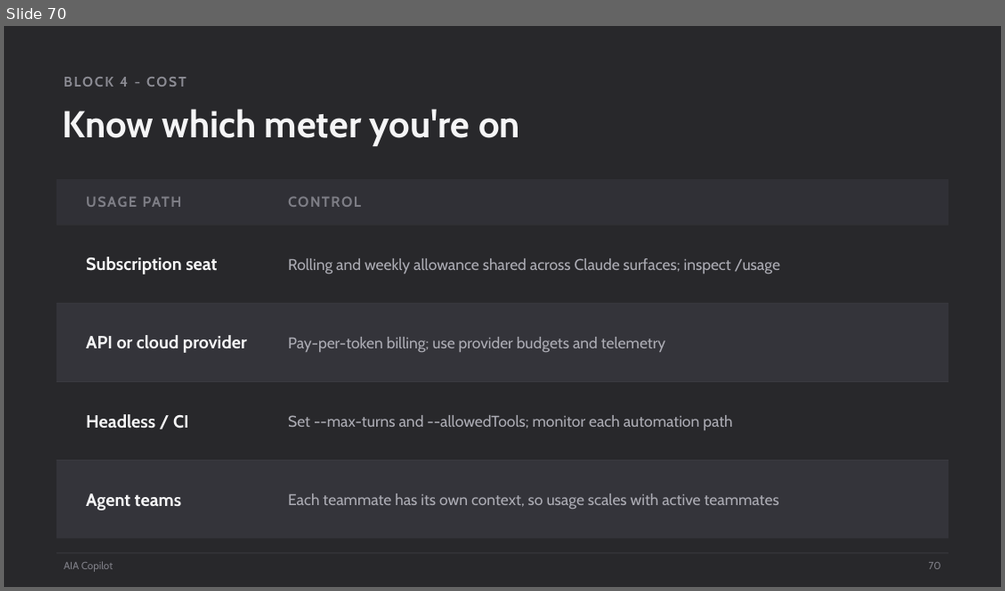
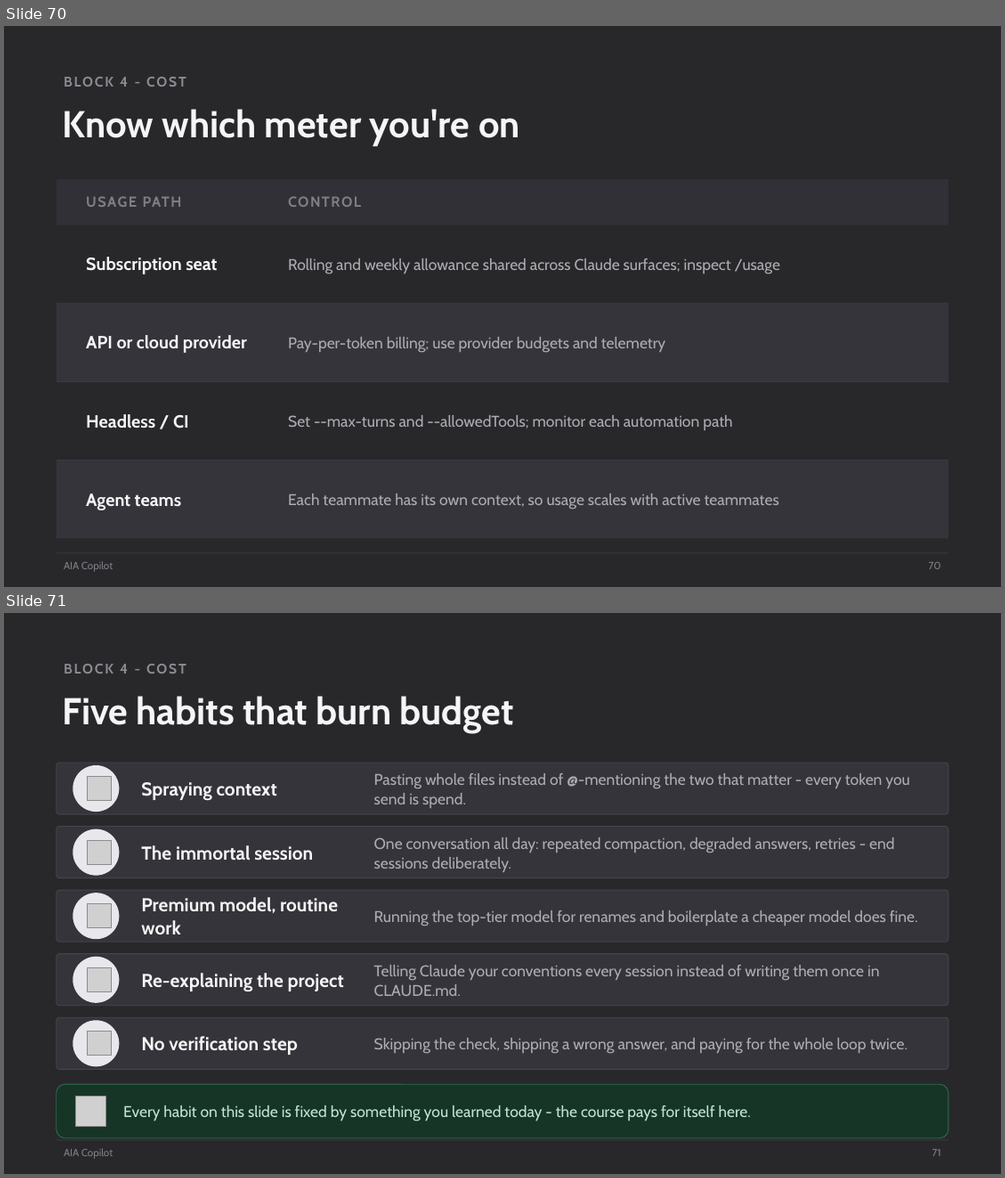
Before and after one commit to scottrhay/AIA-ClaudeCopilot, a slide deck: claude-code-3day/slides/Day1_Claude_Code_Fundamentals.pptx. Shown one above the other, each under a label of ours: slide 70 before the commit, slides 70 and 71 after it. The pictures are 1005x591 and 1005x1178 pixels, drawn with LibreOffice and Linux fonts; fonts in the diff are those of the drawing; grey boxes stand for pictures. Boxes give left, top, right and bottom in pixels: in the first picture for what was removed or moved away, otherwise in the second. Text is boxed around its words. In the diff, an @@ line names an element or a change of style, - is before the commit and + after.

Commit message:
Day 1: add 'Five habits that burn budget' cost slide (closes cost-mechanics contract gap)

```diff
--- a/claude-code-3day/slides/Day1_Claude_Code_Fundamentals.pptx
+++ b/claude-code-3day/slides/Day1_Claude_Code_Fundamentals.pptx
@@ slide 71 added at (4,613,1001,1174), background #28282B @@
@@ text added at (64,664,186,674), 13.5 pt, text #8B8B93, bold @@
+BLOCK 4 - COST
@@ text added at (62,696,514,733), 36 pt, text #F5F5F6, bold @@
+Five habits that burn budget
@@ rounded rectangle added at (57,763,948,814), fill #34343A, outline #45454C 0.75 pt @@
@@ ellipse added at (73,765,119,811), fill #E7E7EC @@
@@ picture added at (87,777,111,801) @@
@@ text added at (141,782,277,801), 18 pt, text #F5F5F6, bold @@
+Spraying context
@@ text added at (374,773,909,808), 15 pt, text #ACACB4 @@
+Pasting whole files instead of @-mentioning the two that matter - every token you send is spend.
@@ rounded rectangle added at (57,826,948,877), fill #34343A, outline #45454C 0.75 pt @@
@@ ellipse added at (73,829,119,876), fill #E7E7EC @@
@@ picture added at (87,840,111,864) @@
@@ text added at (141,845,313,860), 18 pt, text #F5F5F6, bold @@
+The immortal session
@@ text added at (374,837,894,872), 15 pt, text #ACACB4 @@
+One conversation all day: repeated compaction, degraded answers, retries - end sessions deliberately.
@@ rounded rectangle added at (57,890,948,941), fill #34343A, outline #45454C 0.75 pt @@
@@ ellipse added at (73,892,119,939), fill #E7E7EC @@
@@ picture added at (87,904,111,928) @@
@@ text added at (141,897,338,934), 18 pt, text #F5F5F6, bold @@
+Premium model, routine work
@@ text added at (374,910,918,926), 15 pt, text #ACACB4 @@
+Running the top-tier model for renames and boilerplate a cheaper model does fine.
@@ rounded rectangle added at (57,954,948,1005), fill #34343A, outline #45454C 0.75 pt @@
@@ ellipse added at (73,957,119,1003), fill #E7E7EC @@
@@ picture added at (87,967,111,991) @@
@@ text added at (141,973,344,991), 18 pt, text #F5F5F6, bold @@
+Re-explaining the project
@@ text added at (374,965,879,996), 15 pt, text #ACACB4 @@
+Telling Claude your conventions every session instead of writing them once in CLAUDE.md.
@@ rounded rectangle added at (57,1018,948,1070), fill #34343A, outline #45454C 0.75 pt @@
@@ ellipse added at (73,1020,119,1066), fill #E7E7EC @@
@@ picture added at (87,1031,111,1055) @@
@@ text added at (141,1036,298,1054), 18 pt, text #F5F5F6, bold @@
+No verification step
@@ text added at (374,1038,908,1054), 15 pt, text #ACACB4 @@
+Skipping the check, shipping a wrong answer, and paying for the whole loop twice.
@@ rounded rectangle added at (57,1084,948,1138), fill #173527, outline #2E6E4C 0.75 pt @@
@@ picture added at (76,1096,105,1126) @@
@@ text added at (123,1105,751,1121), 15 pt, text #BFE6D2 @@
+Every habit on this slide is fixed by something you learned today - the course pays for itself here.
@@ rectangle added at (57,1140,948,1140), fill #3A3A40 @@
@@ text added at (64,1148,113,1159), 10 pt, text #7E7E86 @@
+AIA Copilot
@@ text added at (932,1149,941,1156), 10 pt, text #7E7E86 @@
+71
```
Also in this commit, not shown: 12 slides changed.
